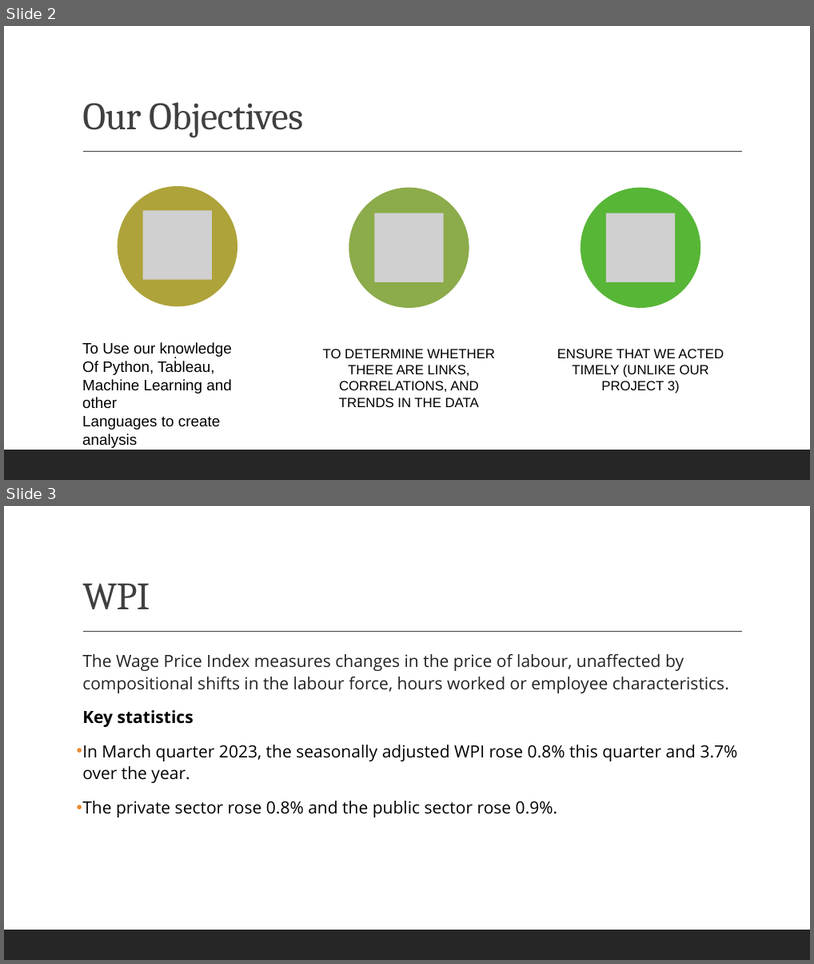
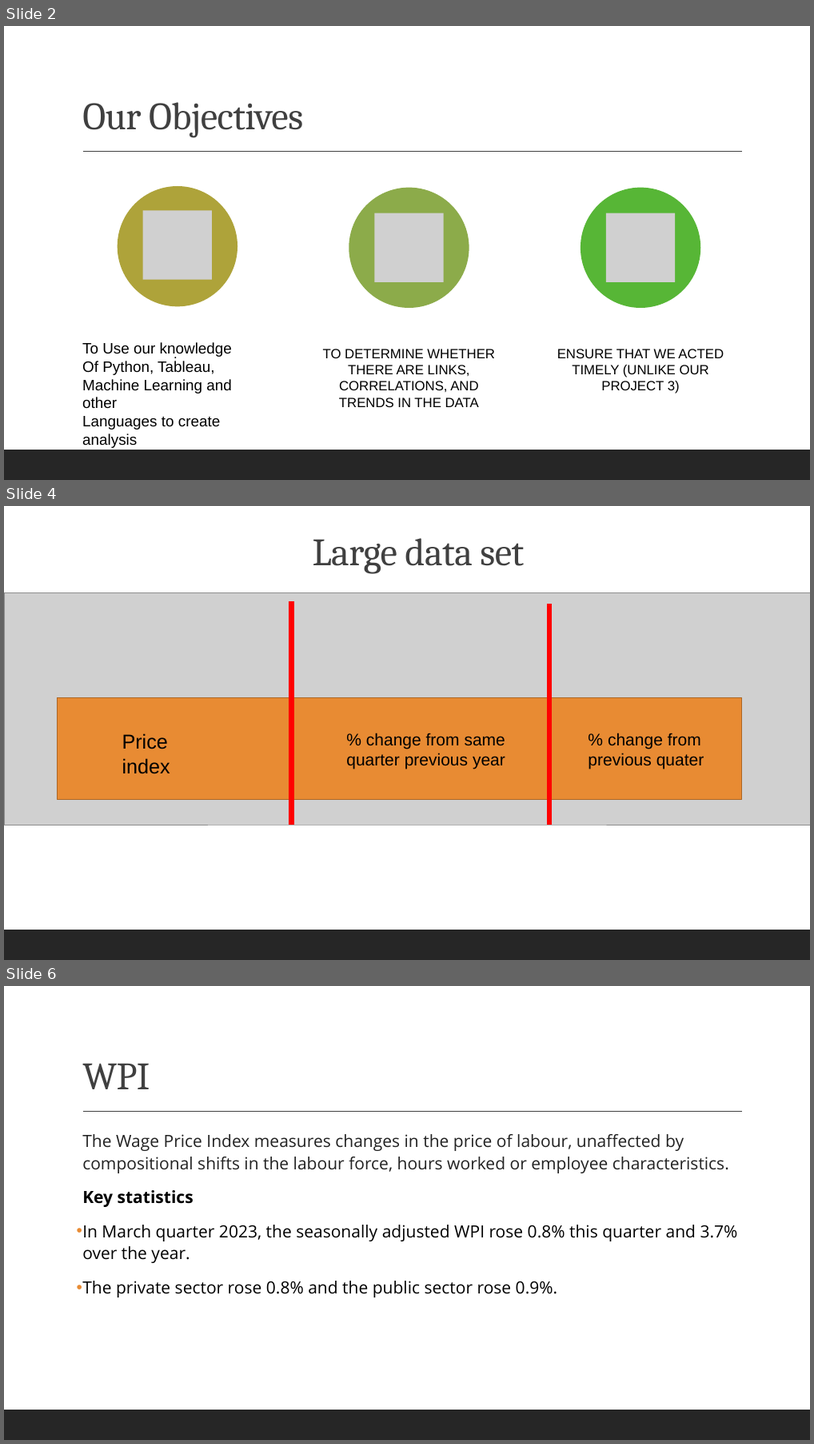
Before and after one commit to richard-allenn/project-4, a slide deck: Project 4.pptx. Shown one above the other, each under a label of ours: slides 2 and 3 before the commit, slides 2, 4 and 6 after it; the slides between them are not shown. The pictures are 814x964 and 814x1444 pixels, drawn with LibreOffice and Linux fonts; fonts in the diff are those of the drawing; grey boxes stand for pictures. Boxes give left, top, right and bottom in pixels: in the first picture for what was removed or moved away, otherwise in the second. Text is boxed around its words. In the diff, an @@ line names an element or a change of style, - is before the commit and + after.

```diff
--- a/Project 4.pptx
+++ b/Project 4.pptx
@@ slide 4 added at (4,506,810,960), background #FFFFFF; not listed: 1 template element that a slide beside it also shows @@
@@ title added at (313,538,524,574), 46 pt, text #404040 @@
+Large data set
@@ picture added at (4,592,810,824) @@
@@ line added from (292, 601) to (292, 825), #FF0000 6 pt @@
@@ line added from (550, 604) to (550, 825), #FF0000 6 pt @@
@@ rectangle added at (58,698,742,800), fill #E88B33, outline #AC6726 1.25 pt @@
@@ text added at (122,733,170,774), 24 pt, text #000000 @@
+Price index
@@ text added at (346,732,506,769), 20 pt, text #000000 @@
+% change from same quarter previous year
@@ text added at (588,732,705,769), 20 pt, text #000000 @@
+% change from previous quater
@@ what was slide 3 is now slide 6 @@
```
Also in this commit, not shown: 1 slide changed, 2 other slides added.
